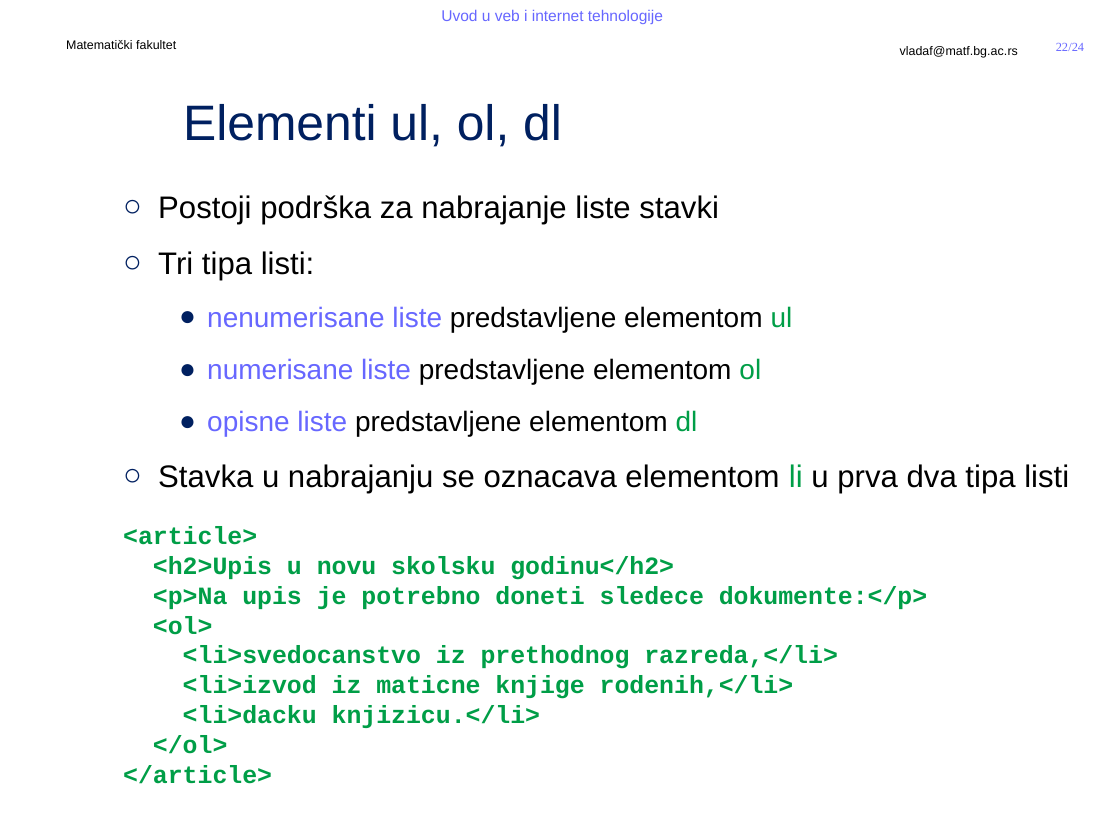
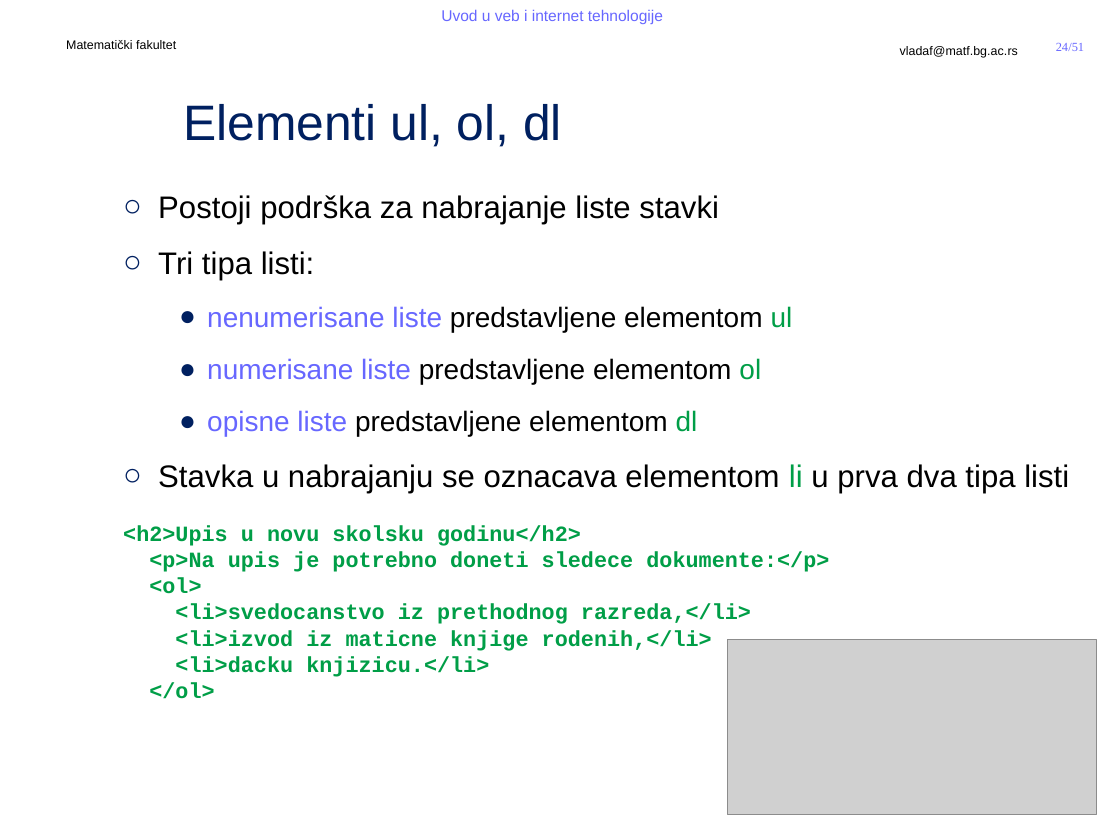
Before and after one commit to MatfUVIT/info, a slide deck: slide 24 of predavanja/prezentacije/UVIT03-01-HTML 5.pptx (slide 22 before the commit). Drawn at 1120x840 pixels with LibreOffice and Linux fonts; fonts in the diff are those of the drawing; grey boxes stand for pictures; background and template pictures are left out. Boxes give left, top, right and bottom in pixels: in the first picture for what was removed or moved away, otherwise in the second. Text is boxed around its words. In the diff, an @@ line names an element or a change of style, - is before the commit and + after.

```diff
--- a/predavanja/prezentacije/UVIT03-01-HTML 5.pptx
+++ b/predavanja/prezentacije/UVIT03-01-HTML 5.pptx
@@ page number at (1056,43,1084,51): text changed @@
-22/24
+24/51
@@ text at (123,526,257,545): paragraph removed @@
-  <article>
@@ text at (123,525,829,699): size 16 to 14 pt in "<h2>Upis u novu skolsku godinu</h2>", "<p>Na upis je potrebno doneti sledece dokumente:</p>", "<ol>", "<li>svedocanstvo iz prethodnog razreda,</li>" and 3 more places @@
@@ picture added at (728,640,1096,814) @@
@@ text at (123,765,272,784): paragraph removed @@
-  </article>
```
Also in this commit, not shown: 28 slides added, 1 slide removed, 3 other files.
